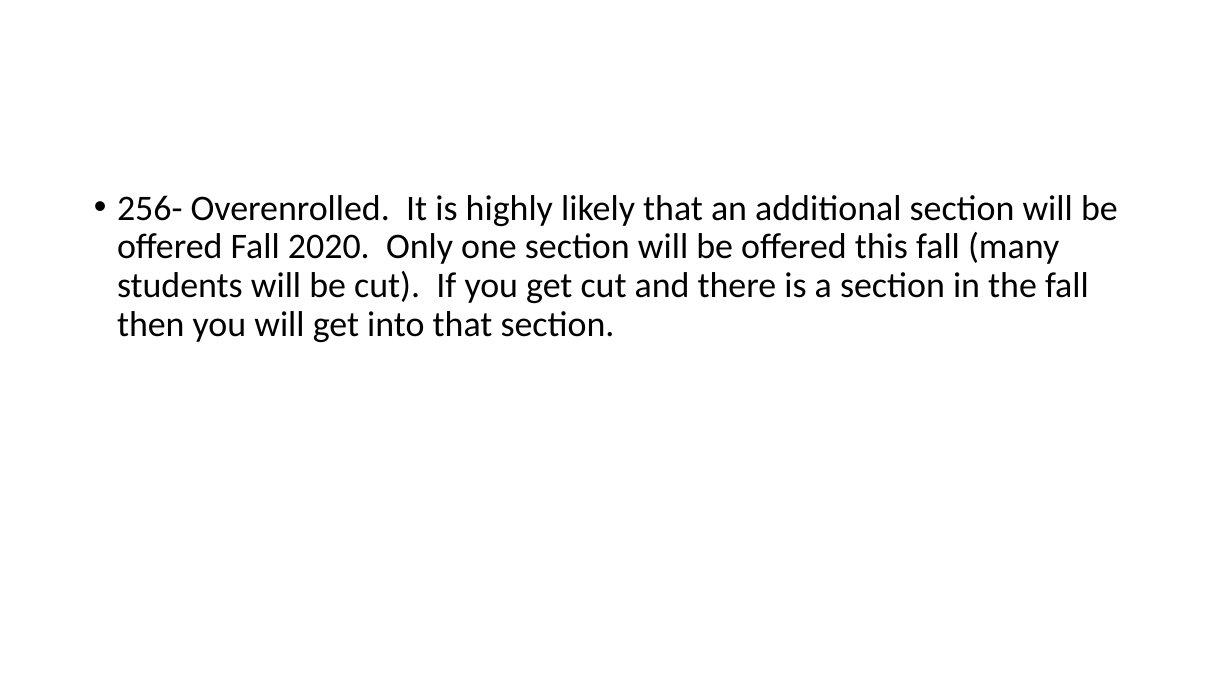
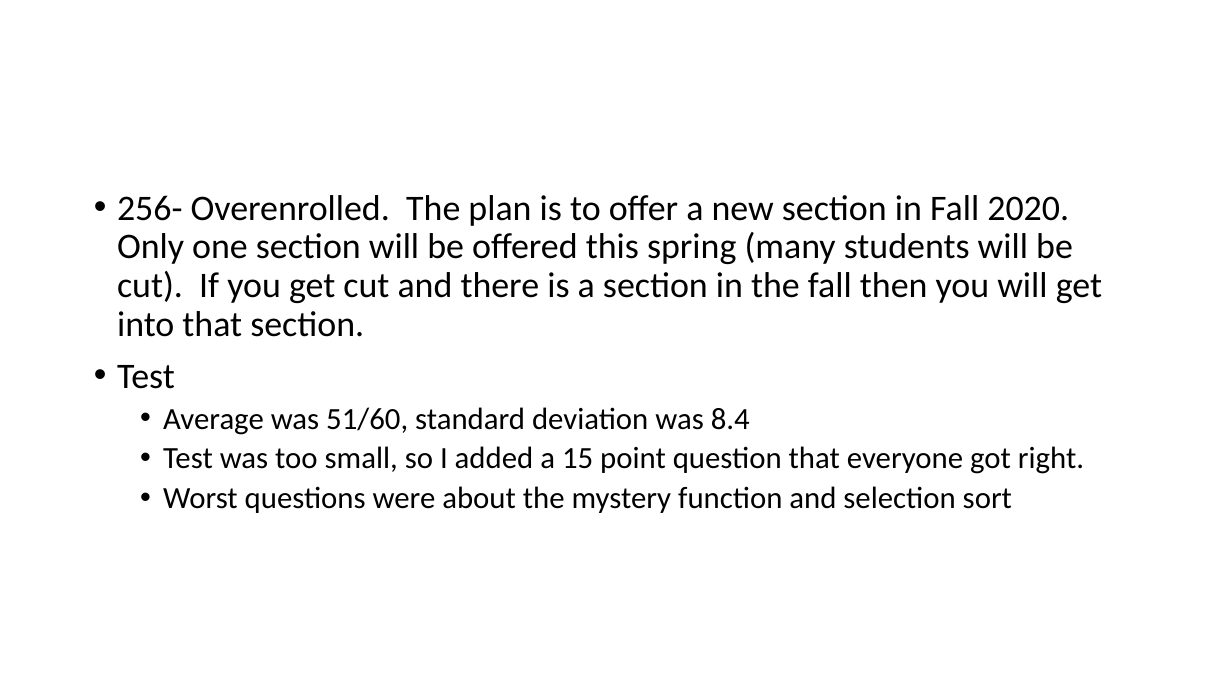
Before and after one commit to skalakm/232, a slide deck: slide 120 of notes.pptx. Drawn at 1232x693 pixels with LibreOffice and Linux fonts; fonts in the diff are those of the drawing. Boxes give left, top, right and bottom in pixels: in the first picture for what was removed or moved away, otherwise in the second. Text is boxed around its words. In the diff, an @@ line names an element or a change of style, - is before the commit and + after.

Commit message:
added test stuff

```diff
--- a/notes.pptx
+++ b/notes.pptx
@@ text at bbox=[117, 195, 1102, 513]: text changed @@
-• 256- Overenrolled. It is highly likely that an additional section will be offered Fall 2020. Only one section will be offered this fall (many students will be cut). If you get cut and there is a section in the fall then you will get into that section.
+• 256- Overenrolled. The plan is to offer a new section in Fall 2020. Only one section will be offered this spring (many students will be cut). If you get cut and there is a section in the fall then you will get into that section.
+• Test
+  • Average was 51/60, standard deviation was 8.4
+  • Test was too small, so I added a 15 point question that everyone got right.
+  • Worst questions were about the mystery function and selection sort
```
